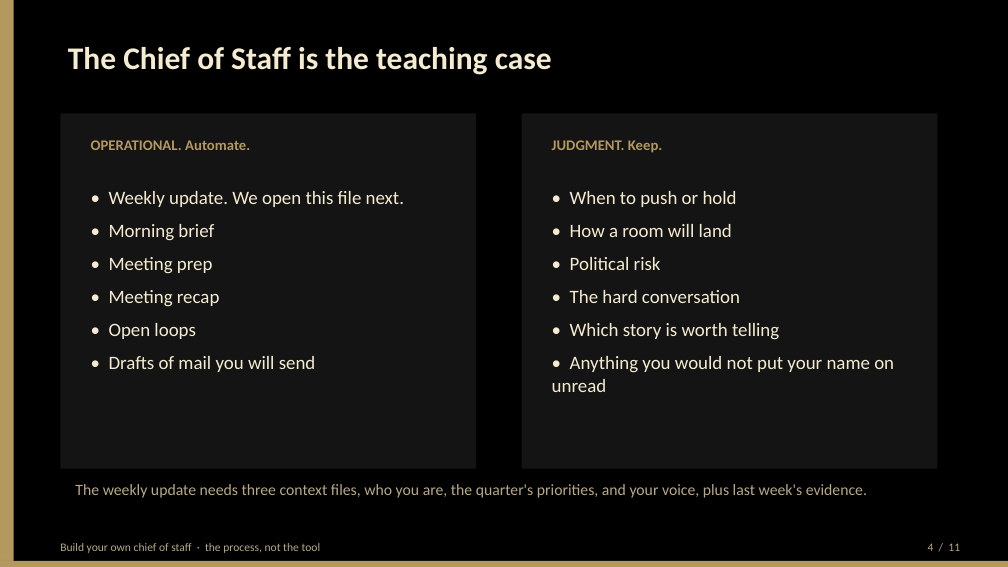
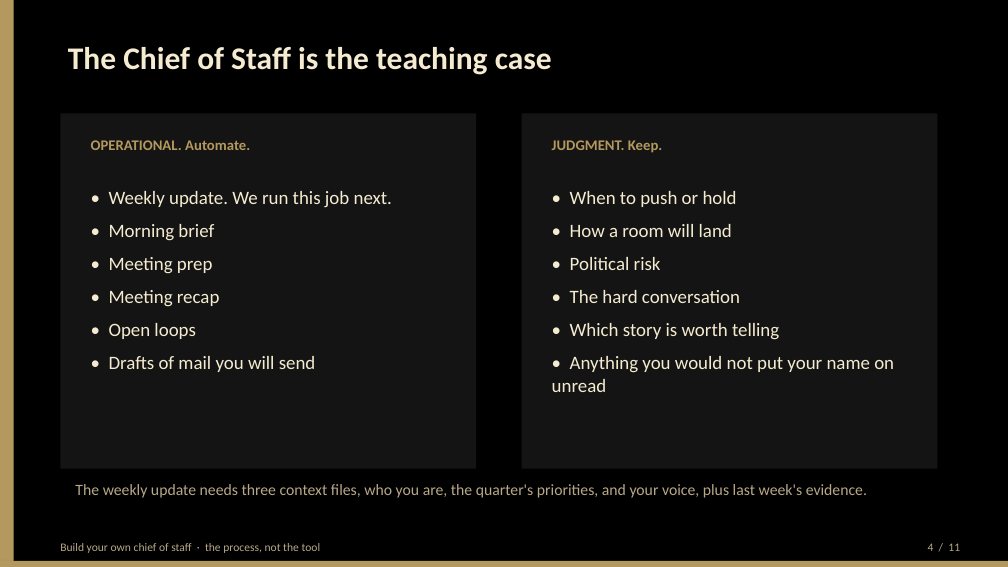
Before and after one commit to BittahCriminal/build-your-own-chief-of-staff, a slide deck: slide 4 of slides/building-your-own-chief-of-staff.pptx. Drawn at 1008x567 pixels with LibreOffice and Linux fonts; fonts in the diff are those of the drawing. Boxes give left, top, right and bottom in pixels: in the first picture for what was removed or moved away, otherwise in the second. Text is boxed around its words. In the diff, an @@ line names an element or a change of style, - is before the commit and + after.

```diff
--- a/slides/building-your-own-chief-of-staff.pptx
+++ b/slides/building-your-own-chief-of-staff.pptx
@@ text at <box>109,191,392,208</box>: text changed @@
-• Weekly update. We open this file next.
+• Weekly update. We run this job next.
```
Also in this commit, not shown: 3 other slides changed, 6 other files.
